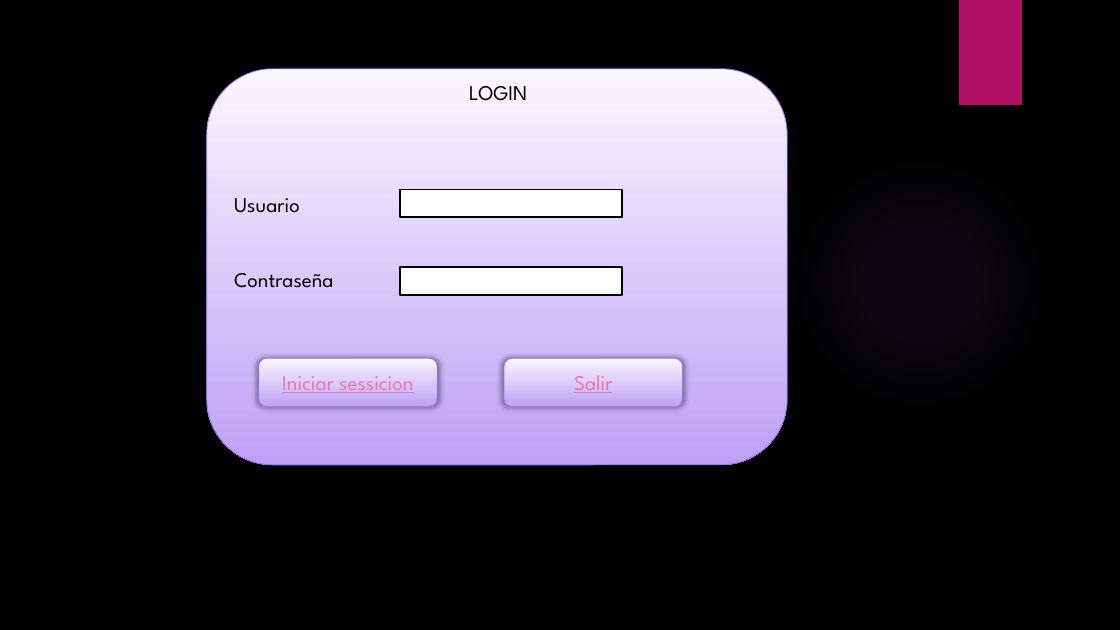
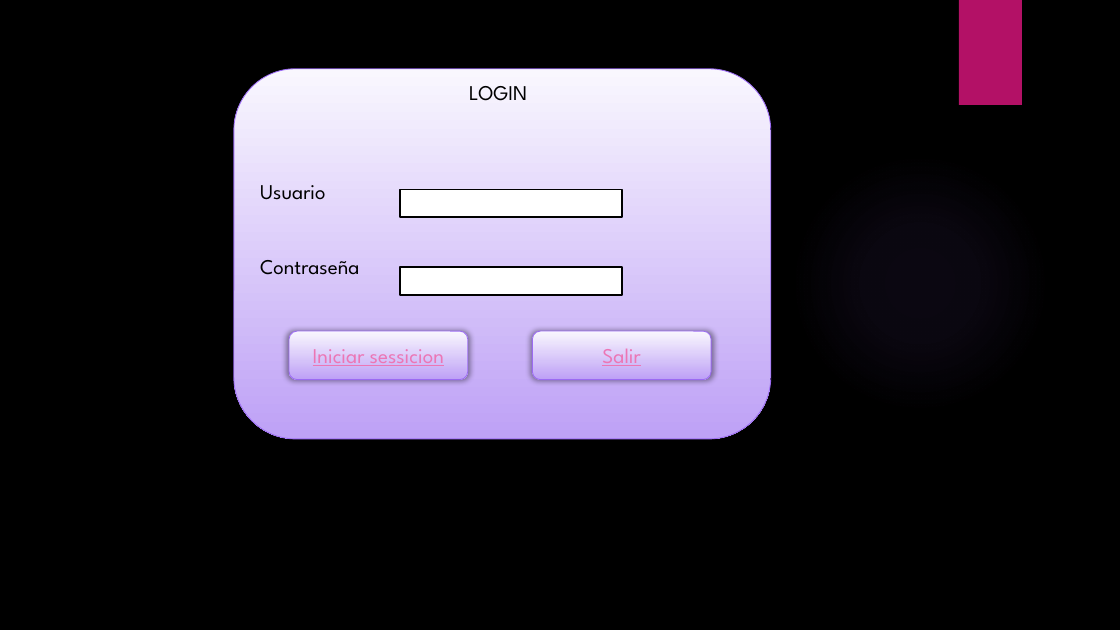
Before and after one commit to jhovanii/trabaja, a slide deck: slide 1 of mockup.pptx. Drawn at 1120x630 pixels with LibreOffice and Linux fonts; fonts in the diff are those of the drawing; background and template pictures are left out. Boxes give left, top, right and bottom in pixels: in the first picture for what was removed or moved away, otherwise in the second. Text is boxed around its words. In the diff, an @@ line names an element or a change of style, - is before the commit and + after.

```diff
--- a/mockup.pptx
+++ b/mockup.pptx
@@ rounded rectangle "Usuario": place and size @@
-rounded rectangle "Usuario" at (207, 69, 787, 465)
+rounded rectangle "Usuario" at (234, 69, 770, 439)
@@ rounded rectangle "Iniciar sessicion": place and size @@
-rounded rectangle "Iniciar sessicion" at (259, 358, 438, 407)
+rounded rectangle "Iniciar sessicion" at (289, 331, 468, 380)
@@ rounded rectangle "Salir": place and size @@
-rounded rectangle "Salir" at (504, 358, 683, 407)
+rounded rectangle "Salir" at (533, 331, 712, 380)
```
Also in this commit, not shown: 2 other slides changed, 2 other files.
